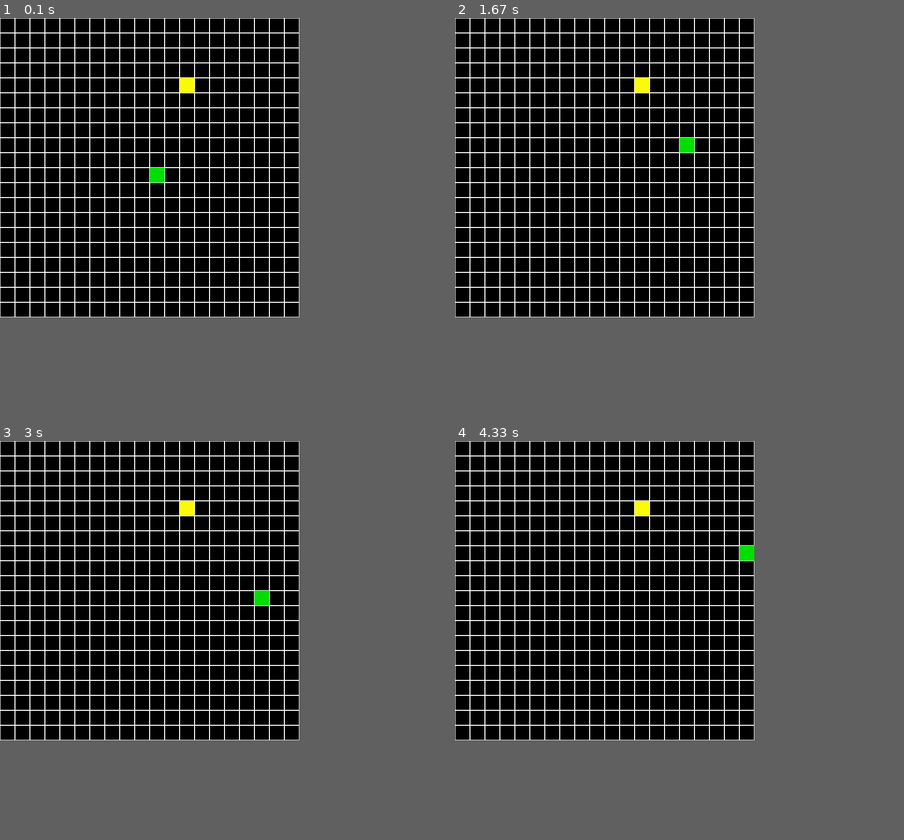
Above: before the commit, frames 1-4 (two rows, left to right).
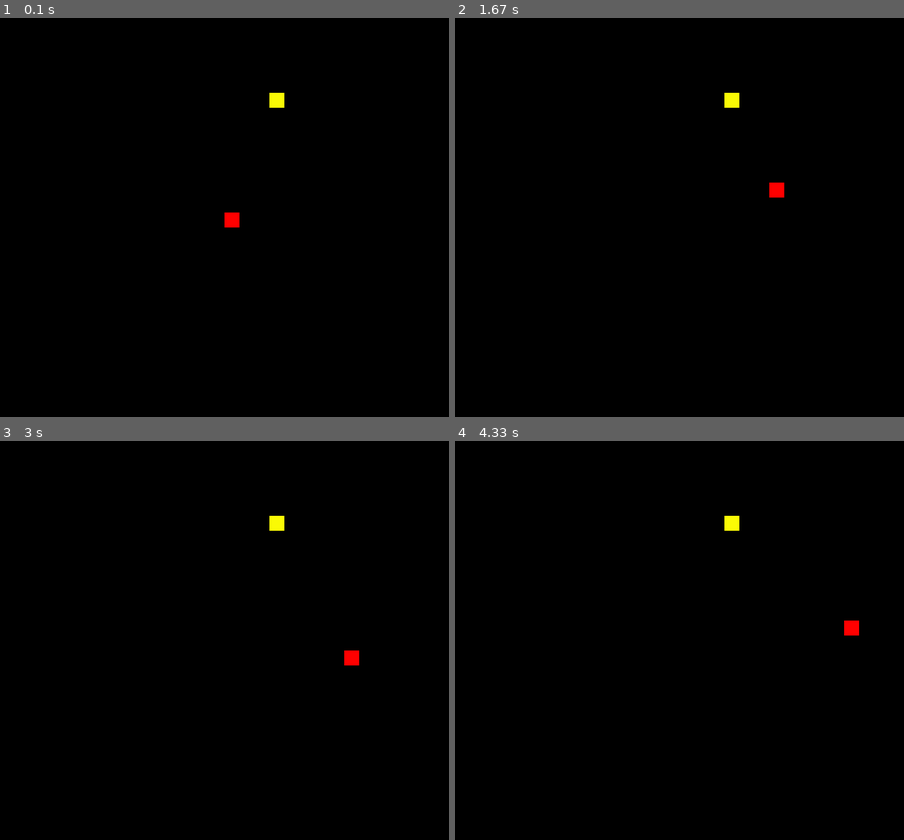
Above: after the commit, the same moments.

Repository: mohamedkamara7613/personalproject
Game: pygame game, started from Autres/Python/Snake_Game/main.py
The game is run twice, just before and just after one commit, with the same random seed, the same clock (stepped at 60 frames per second) and the same inputs.
Inputs:
- Up to frame 1 (0.1 s): no input
- Up to frame 2 (1.67 s): hold Right 0.33-0.8 s; hold Up 0.83-1.18 s; hold Right from 1.22 s (still down)
- Up to frame 3 (3 s): release Right at 1.68 s; hold Down 2.28-2.7 s; hold Left from 2.73 s (still down)
- Up to frame 4 (4.33 s): release Left at 3.15 s; hold Up 3.18-3.6 s; hold Right 3.63-4.27 s; hold Down from 4.3 s (still down)
In our replay, the window is 600x600 before the commit and 900x800 after it. These sizes can differ from the game's own. Grey fills any space a smaller window leaves; there, only what the larger window draws over its background counts as a difference.

The runs differ from the first frame. In frame 1, 6.9% of the frame differs, in the area x 0-67%, y 0-75%; in frame 2, 6.9%, in the area x 0-74%, y 0-75%; in frame 3, 6.9%; in frame 4, 6.9%.

Commit message:
`Refactor Snake Game: Update colors, grid size, and food generation logic`

Diff:
--- a/Autres/Python/Snake_Game/main.py
+++ b/Autres/Python/Snake_Game/main.py
@@ -14,11 +14,12 @@
 BLACK = (0, 0, 0)
 GREEN = (0, 222, 0)
 YELLOW = (250, 250, 5)
-
-
-
-WIDTH = 600
-HEIGHT = 600
+RED = (255, 0, 0)
+
+
+
+WIDTH = 900
+HEIGHT = 800
 BOX_SIZE = 30
 
 class SnakeGame():
@@ -31,8 +32,8 @@
         self.grid = []
         self.snake = []
         self.snake_head = {}
-        self.snake_head_img = GREEN
-        self.snake_body_img = WHITE
+        self.snake_head_img = RED
+        self.snake_body_img = GREEN
 
         self.food = {}
         self.food_img = YELLOW
@@ -61,18 +62,24 @@
         self.generate_food()
 
     def generate_food(self):
-        ok = True
-        while ok:
+        ok = False
+        while not ok:
             x = random.randint(0, self.columns - 1)
             y = random.randint(0, self.rows - 1)
+            ok = True # On suppose d'abord que (x, y) est valide
+
             for segment in self.snake:
-                if segment["x"] != x and segment["y"] != y:
-                    self.food = {
-                        "x": x,
-                        "y": y,
-                        "img": self.food_img
-                    }
-                    ok = False
+                if segment["x"] == x and segment["y"] == y:
+                     ok = False # Si une collision est détectée, (x, y) n'est pas valide
+                     break # Pas besoin de continuer à vérifier les autres segments
+
+            # Si ok reste False après la boucle, cela signifie que (x, y) est libre
+            self.food = {
+                "x": x,
+                "y": y,
+                "img": self.food_img
+            }
+
 
     def handleEvenement(self):
         for event in pygame.event.get():
@@ -101,7 +108,7 @@
             new_segment = {
                 "x": last_segment["x"],
                 "y": last_segment["y"],
-                "img" : last_segment["img"],
+                "img" : self.snake_head["img"] if len(self.snake) == 0 else self.snake_body_img,
                 "direction": last_segment["direction"]
             }
             self.snake.append(new_segment)
@@ -147,15 +154,19 @@
 
         for j in range(self.rows):
             for i in range(self.columns):
-                # Faire apparaitre la grille
-                pygame.draw.rect(self.screen, WHITE, (i*BOX_SIZE, j*BOX_SIZE, BOX_SIZE, BOX_SIZE), 1)
-
                 # Dessiner les elements de la grille
                 if self.grid[i][j] == self.snake_head_img:
                     #self.screen.blit(self.snake_head_img, (i*BOX_SIZE, j*BOX_SIZE))
                     pygame.draw.rect(self.screen, self.snake_head_img, (i*BOX_SIZE, j*BOX_SIZE, BOX_SIZE, BOX_SIZE))
 
-                elif self.grid[i][j] == self.food_img:
+                for segment in self.snake[1:]:
+                    if segment["img"] == self.snake_body_img:
+                        #self.screen.blit(self.snake_body_img, (segment["x"]*BOX_SIZE, segment["y"]*BOX_SIZE))
+                        pygame.draw.rect(self.screen, self.snake_body_img, (segment["x"]*BOX_SIZE,
+                                                                            segment["y"]*BOX_SIZE, BOX_SIZE, BOX_SIZE))
+
+
+                if self.grid[i][j] == self.food_img:
                     #self.screen.blit(self.food_img, (i*BOX_SIZE, j*BOX_SIZE))
                     pygame.draw.rect(self.screen, self.food_img, (i*BOX_SIZE, j*BOX_SIZE, BOX_SIZE, BOX_SIZE))
 
@@ -168,7 +179,7 @@
     game = SnakeGame()
     game.init()
 
-    fps = 5
+    fps = 6.5
     clock = pygame.time.Clock()
 
     run = True
